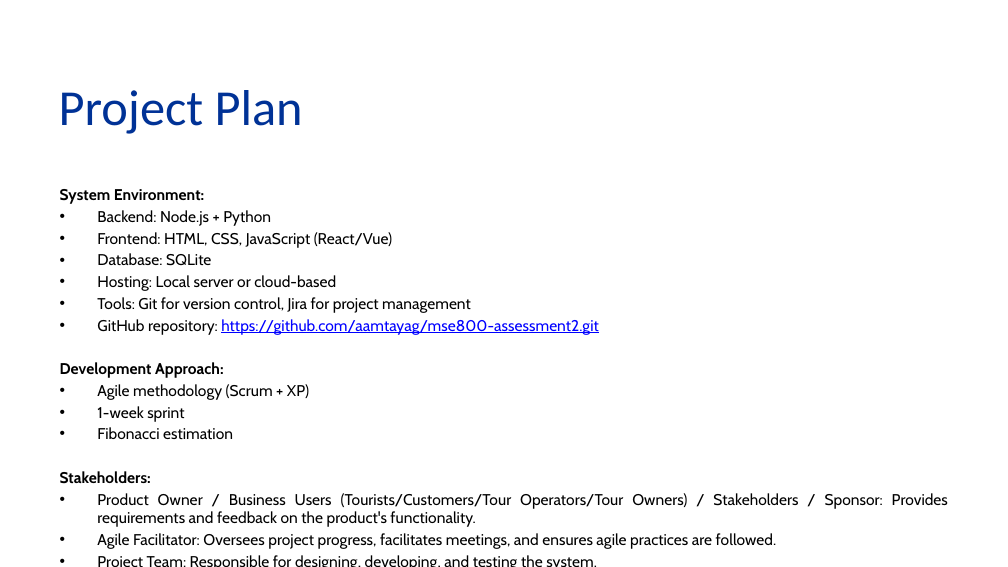
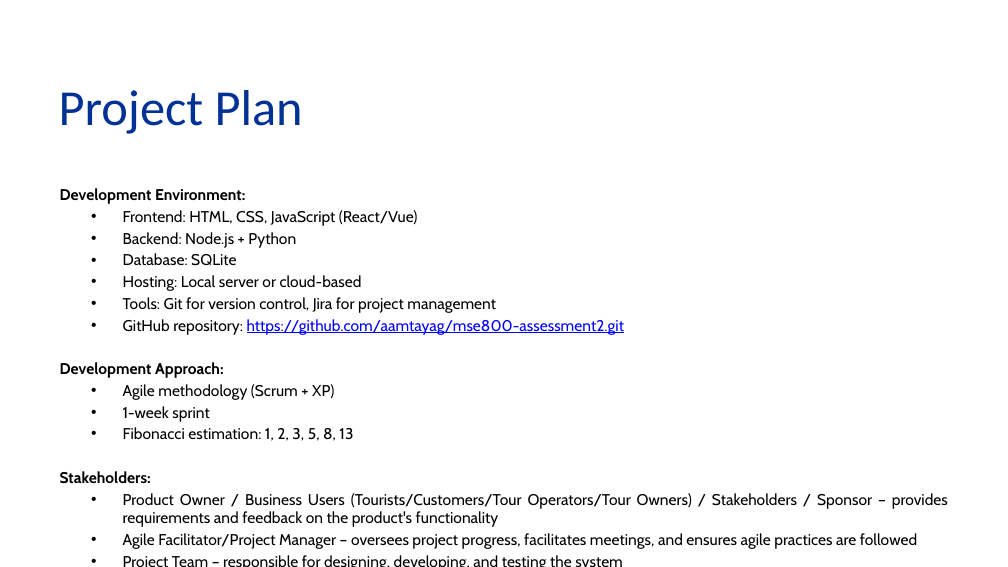
Before and after one commit to aamtayag/mse800-assessment2, a slide deck: slide 4 of docs/mse800_assess2.pptx. Drawn at 1008x567 pixels with LibreOffice and Linux fonts; fonts in the diff are those of the drawing; background and template pictures are left out. Boxes give left, top, right and bottom in pixels: in the first picture for what was removed or moved away, otherwise in the second. Text is boxed around its words. In the diff, an @@ line names an element or a change of style, - is before the commit and + after.

```diff
--- a/docs/mse800_assess2.pptx
+++ b/docs/mse800_assess2.pptx
@@ text at box(60, 188, 417, 226): text changed; bold off @@
-System Environment:
+Development Environment:
+  • Frontend: HTML, CSS, JavaScript (React/Vue)
@@ text at box(97, 232, 392, 248): paragraph removed @@
-• Frontend: HTML, CSS, JavaScript (React/Vue)
@@ text at box(123, 232, 624, 422): list level 1 to 2 in "Backend: Node.js + Python"; list level 1 to 2 in "Database: SQLite"; list level 1 to 2 in "Hosting: Local server or cloud-based"; list level 1 to 2 in "Tools: Git for version control, ..."; list level 1 to 2 in "GitHub repository: https://github.com/aamtayag/mse800-assess ..."; list level 1 to 2 in "Agile methodology (Scrum + XP)"; list level 1 to 2 in "1-week sprint" @@
@@ text at box(123, 427, 353, 441): text changed @@
-• Fibonacci estimation
+  • Fibonacci estimation: 1, 2, 3, 5, 8, 13
@@ text at box(123, 493, 948, 549): text changed @@
-• Product Owner / Business Users (Tourists/Customers/Tour Operators/Tour Owners) / Stakeholders / Sponsor: Provides requirements and feedback on the product's functionality.
-• Agile Facilitator: Oversees project progress, facilitates meetings, and ensures agile practices are followed.
-• Project Team: Responsible for designing, developing, and testing the system.
+  • Product Owner / Business Users (Tourists/Customers/Tour Operators/Tour Owners) / Stakeholders / Sponsor – provides requirements and feedback on the product's functionality
+  • Agile Facilitator/Project Manager – oversees project progress, facilitates meetings, and ensures agile practices are followed
+  • Project Team – responsible for designing, developing, and testing the system
```
Also in this commit, not shown: 14 other slides changed, 1 slide added, 4 slides removed.
